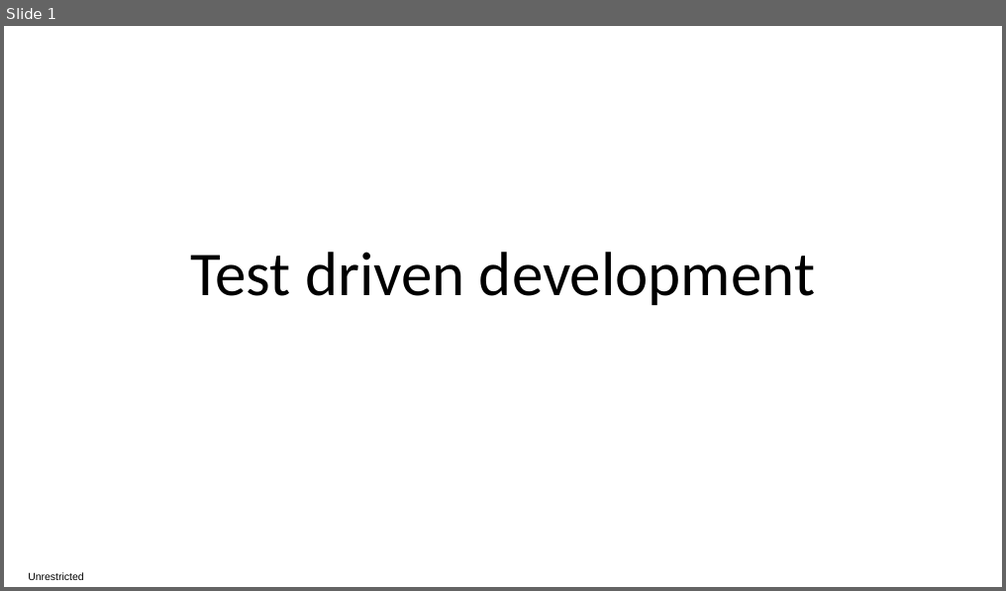
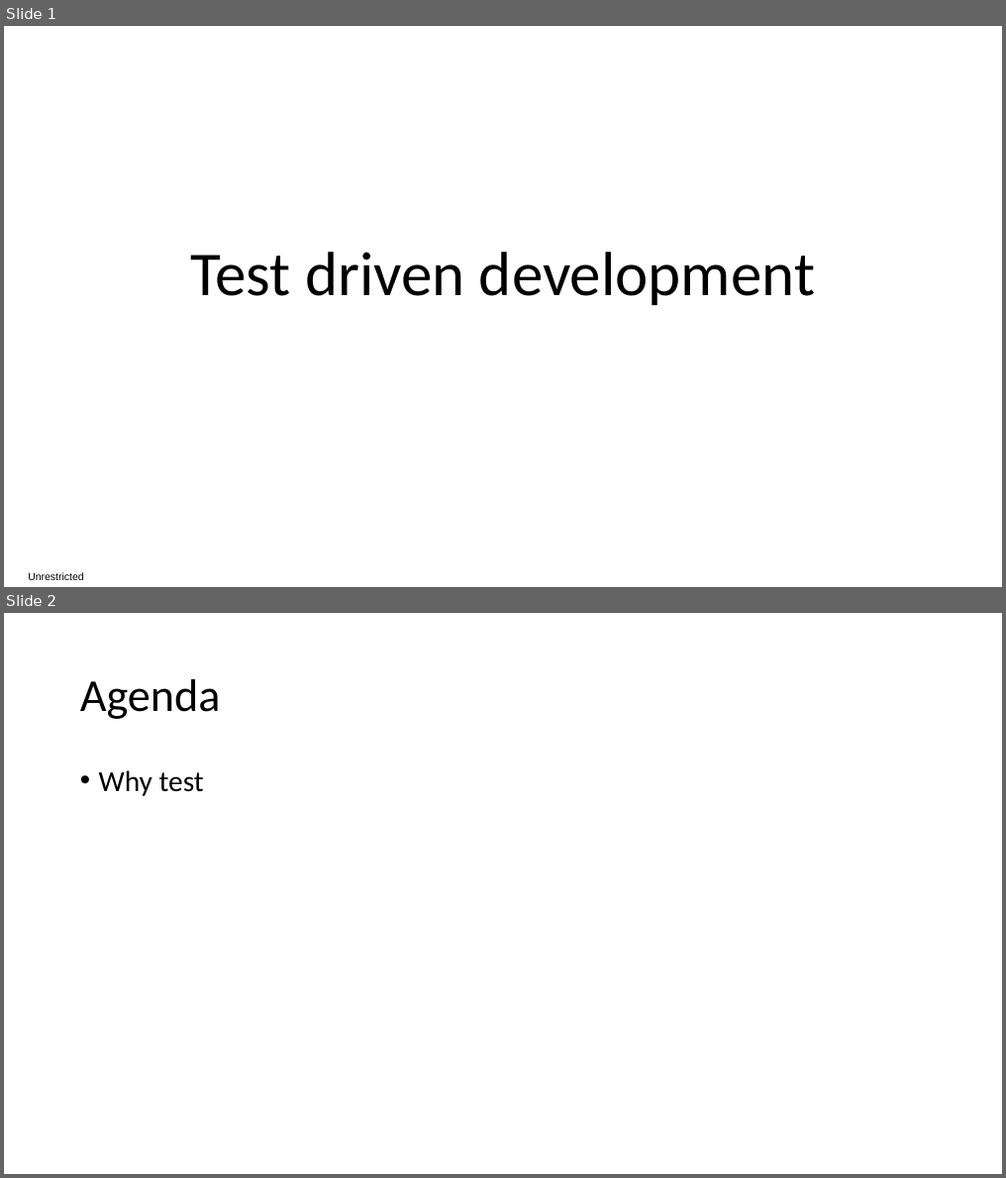
Before and after one commit to SunilPrasad/GithubRepo, a slide deck: TDDExamples/Persentation/TDD.pptx. Shown one above the other, each under a label of ours: slide 1 before the commit, slides 1 and 2 after it. The pictures are 1006x591 and 1006x1178 pixels, drawn with LibreOffice and Linux fonts; fonts in the diff are those of the drawing. Boxes give left, top, right and bottom in pixels: in the first picture for what was removed or moved away, otherwise in the second. Text is boxed around its words. In the diff, an @@ line names an element or a change of style, - is before the commit and + after.

```diff
--- a/TDDExamples/Persentation/TDD.pptx
+++ b/TDDExamples/Persentation/TDD.pptx
@@ slide 2 added at (x1=4, y1=613, x2=1002, y2=1174), background #FFFFFF @@
@@ title added at (x1=80, y1=679, x2=221, y2=719), 44 pt, text #000000 @@
+Agenda
@@ text added at (x1=99, y1=770, x2=204, y2=796), 28 pt, text #000000 @@
+• Why test
```
Also in this commit, not shown: 4 slides changed, 3 other slides added, 12 slides removed.
